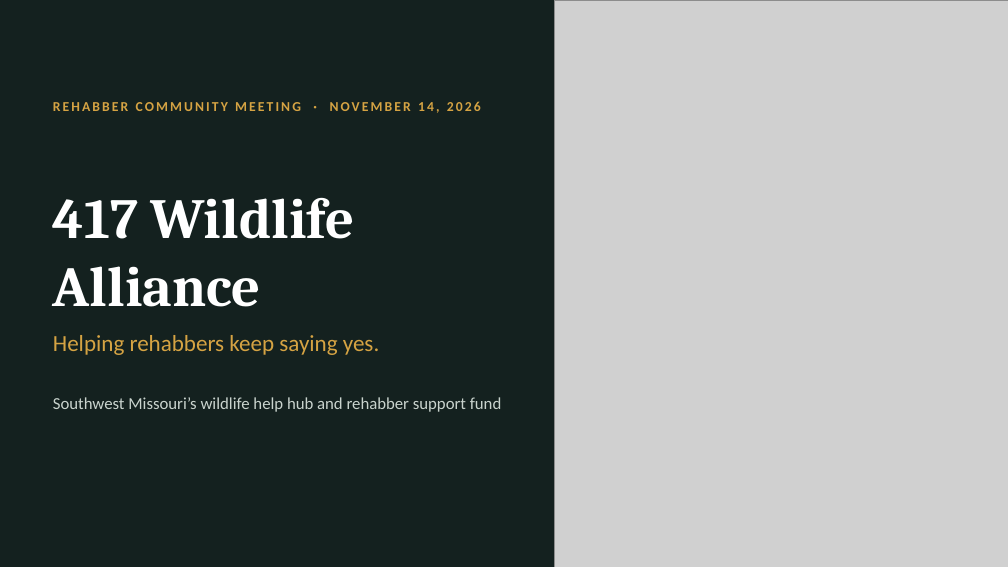
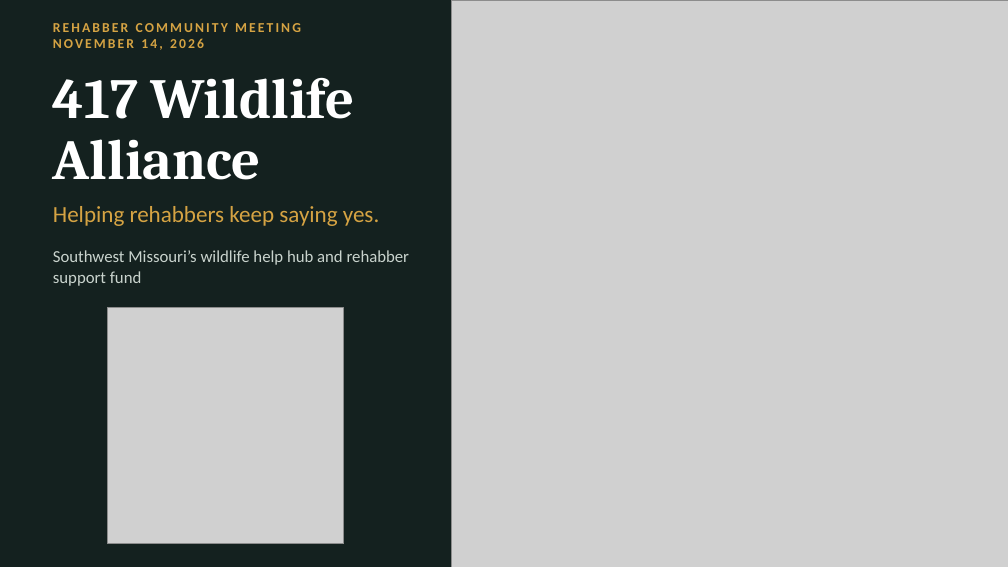
Before and after one commit to Bstonem/417-wildlife-alliance, a slide deck: slide 1 of docs/presentations/2026-11-14-rehabber-meeting.pptx. Drawn at 1008x567 pixels with LibreOffice and Linux fonts; fonts in the diff are those of the drawing; grey boxes stand for pictures. Boxes give left, top, right and bottom in pixels: in the first picture for what was removed or moved away, otherwise in the second. Text is boxed around its words. In the diff, an @@ line names an element or a change of style, - is before the commit and + after.

```diff
--- a/docs/presentations/2026-11-14-rehabber-meeting.pptx
+++ b/docs/presentations/2026-11-14-rehabber-meeting.pptx
@@ text at (53, 23, 301, 50): text changed @@
-REHABBER COMMUNITY MEETING · NOVEMBER 14, 2026
+REHABBER COMMUNITY MEETING
+NOVEMBER 14, 2026
@@ title "417 Wildlife Alliance": place and size @@
-title "417 Wildlife Alliance" at (53, 198, 355, 307)
+title "417 Wildlife Alliance" at (53, 78, 355, 180)
@@ title "417 Wildlife Alliance" at (53, 78, 355, 180): line spacing 1 to 0.9 @@
@@ picture: place and size @@
-picture at (554, 0, 1008, 567)
+picture at (451, 0, 1008, 567)
@@ text "Helping rehabbers keep saying yes.": place and size @@
-text "Helping rehabbers keep saying yes." at (53, 335, 379, 355)
+text "Helping rehabbers keep saying yes." at (53, 206, 379, 226)
@@ text "Southwest Missouri’s wildlife help hub ..." rewrapped from (53, 397, 502, 412) to (53, 250, 410, 286) @@
@@ picture added at (107, 308, 343, 544) @@
```
Also in this commit, not shown: 1 slide added.
